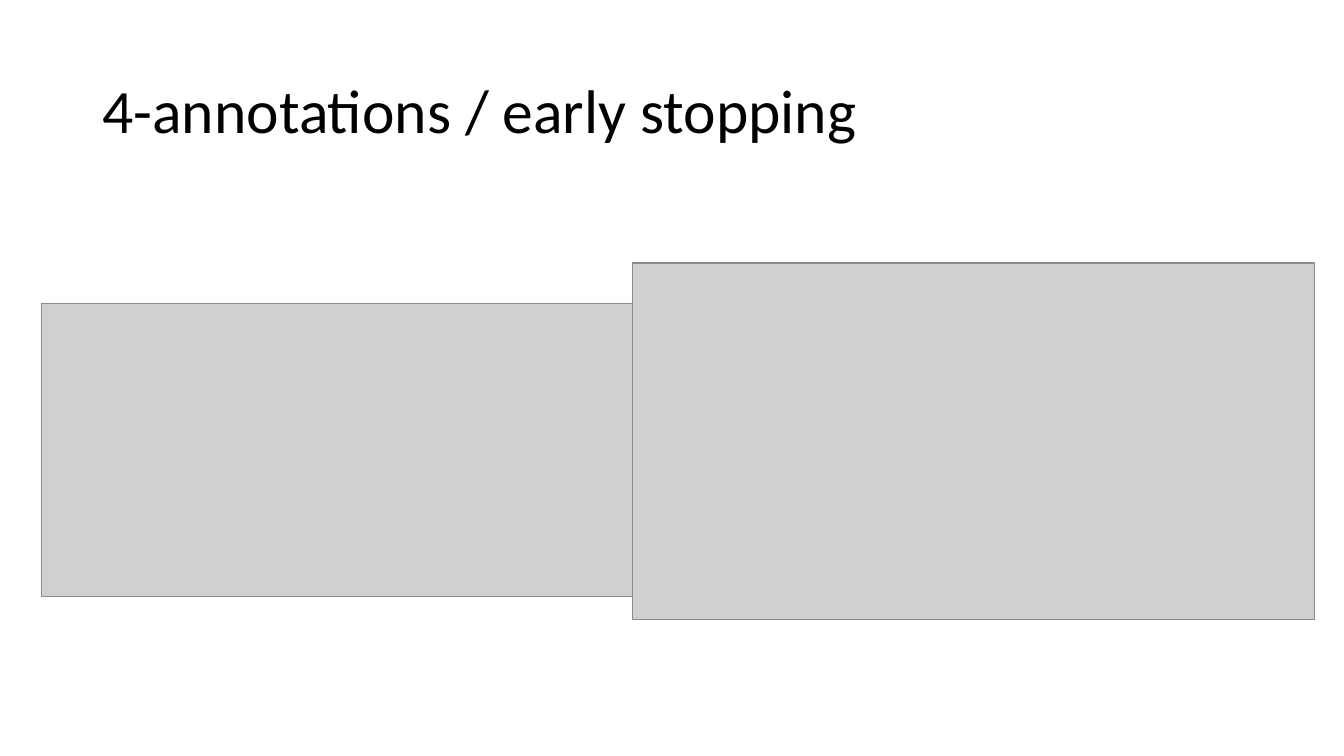
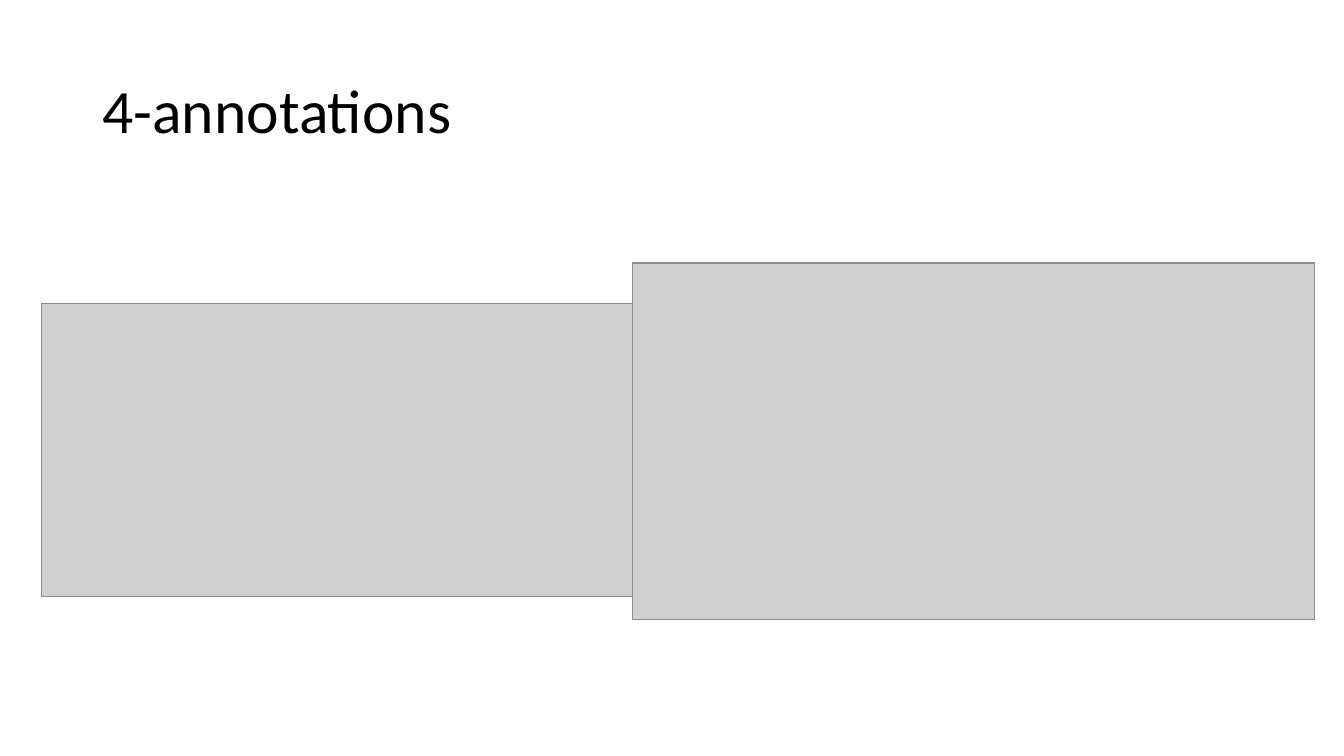
Before and after one commit to Ziolo1999/GNNsFootballEventSpotting, a slide deck: slide 9 of Notes/Code_Description.pptx. Drawn at 1344x756 pixels with LibreOffice and Linux fonts; fonts in the diff are those of the drawing; grey boxes stand for pictures. Boxes give left, top, right and bottom in pixels: in the first picture for what was removed or moved away, otherwise in the second. Text is boxed around its words. In the diff, an @@ line names an element or a change of style, - is before the commit and + after.

```diff
--- a/Notes/Code_Description.pptx
+++ b/Notes/Code_Description.pptx
@@ title at [102, 90, 451, 134]: text changed @@
-4-annotations / early stopping
+4-annotations
```
Also in this commit, not shown: 1 other slide changed, 5 slides added, 1 slide removed, 17 other files.
